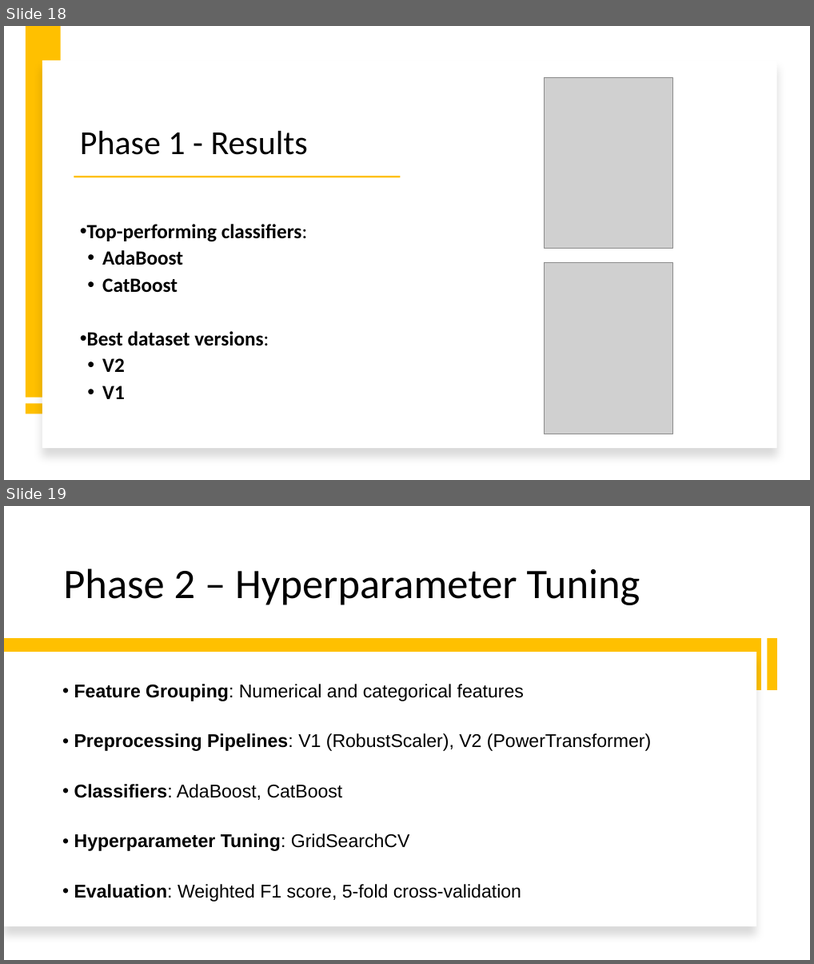
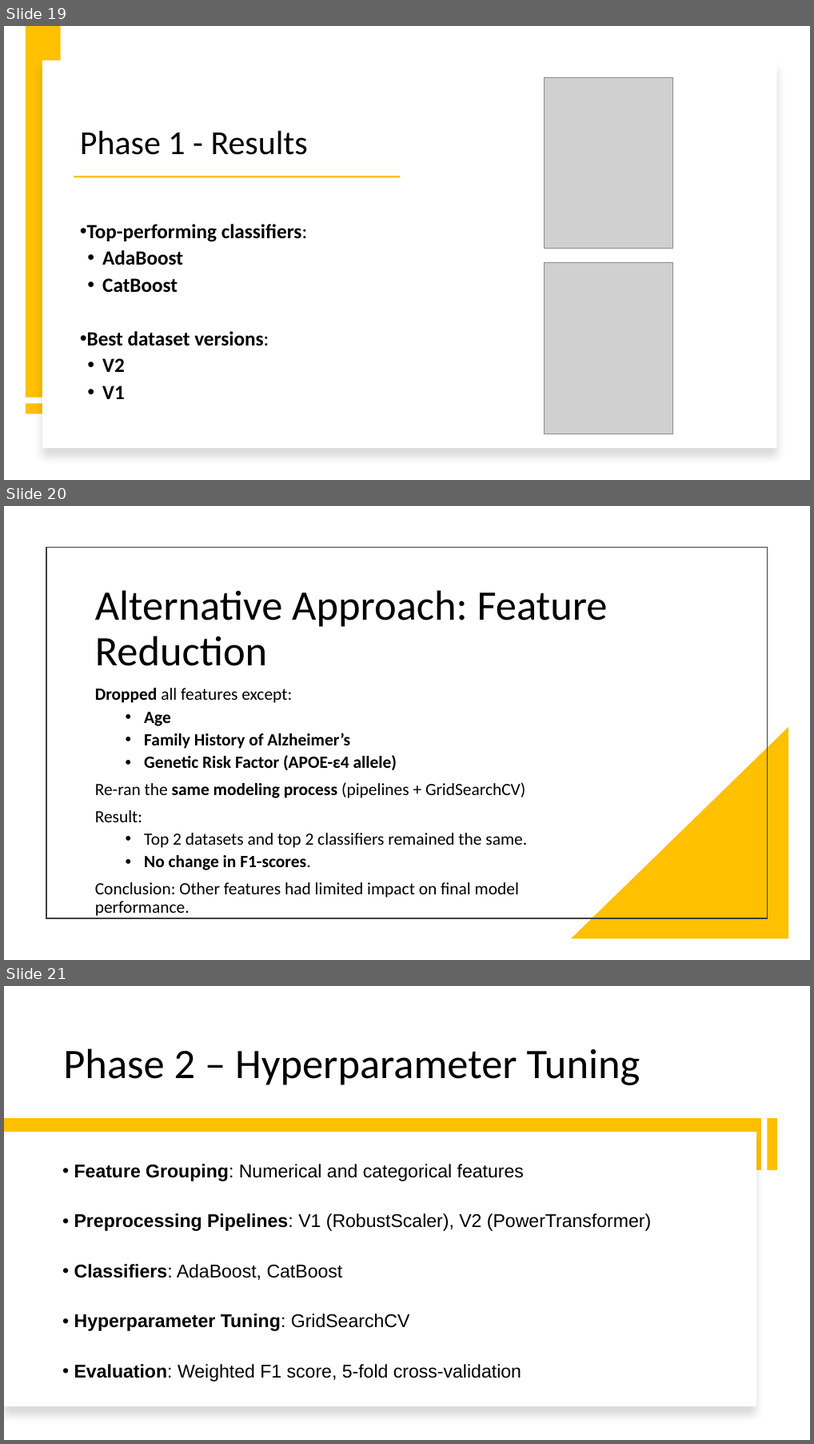
Before and after one commit to ileontios03/EPL448_Project, a slide deck: presentation.pptx. Shown one above the other, each under a label of ours: slides 18 and 19 before the commit, slides 19, 20 and 21 after it. The pictures are 814x964 and 814x1444 pixels, drawn with LibreOffice and Linux fonts; fonts in the diff are those of the drawing; grey boxes stand for pictures. Boxes give left, top, right and bottom in pixels: in the first picture for what was removed or moved away, otherwise in the second. Text is boxed around its words. In the diff, an @@ line names an element or a change of style, - is before the commit and + after.

```diff
--- a/presentation.pptx
+++ b/presentation.pptx
@@ slide 20 added at <box>4,506,810,960</box>, background #FFFFFF @@
@@ rectangle added at <box>46,547,768,918</box>, outline #404040 1.5 pt @@
@@ title added at <box>95,590,608,666</box>, 50 pt, text #000000 @@
+Alternative Approach: Feature Reduction
@@ text added at <box>95,688,527,916</box>, 20.4 pt, text #000000 @@
+Dropped all features except:
+  • Age
+  • Family History of Alzheimer’s
+  • Genetic Risk Factor (APOE-ε4 allele)
+Re-ran the same modeling process (pipelines + GridSearchCV)
+Result:
+  • Top 2 datasets and top 2 classifiers remained the same.
+  • No change in F1-scores.
+Conclusion: Other features had limited impact on final model performance.
@@ right triangle added at <box>571,727,790,939</box>, fill #FFC000 @@
@@ what was slide 18 is now slide 19 @@
@@ what was slide 19 is now slide 21 @@
```
Also in this commit, not shown: 2 slides changed, 1 other slide added, 1 other file.
